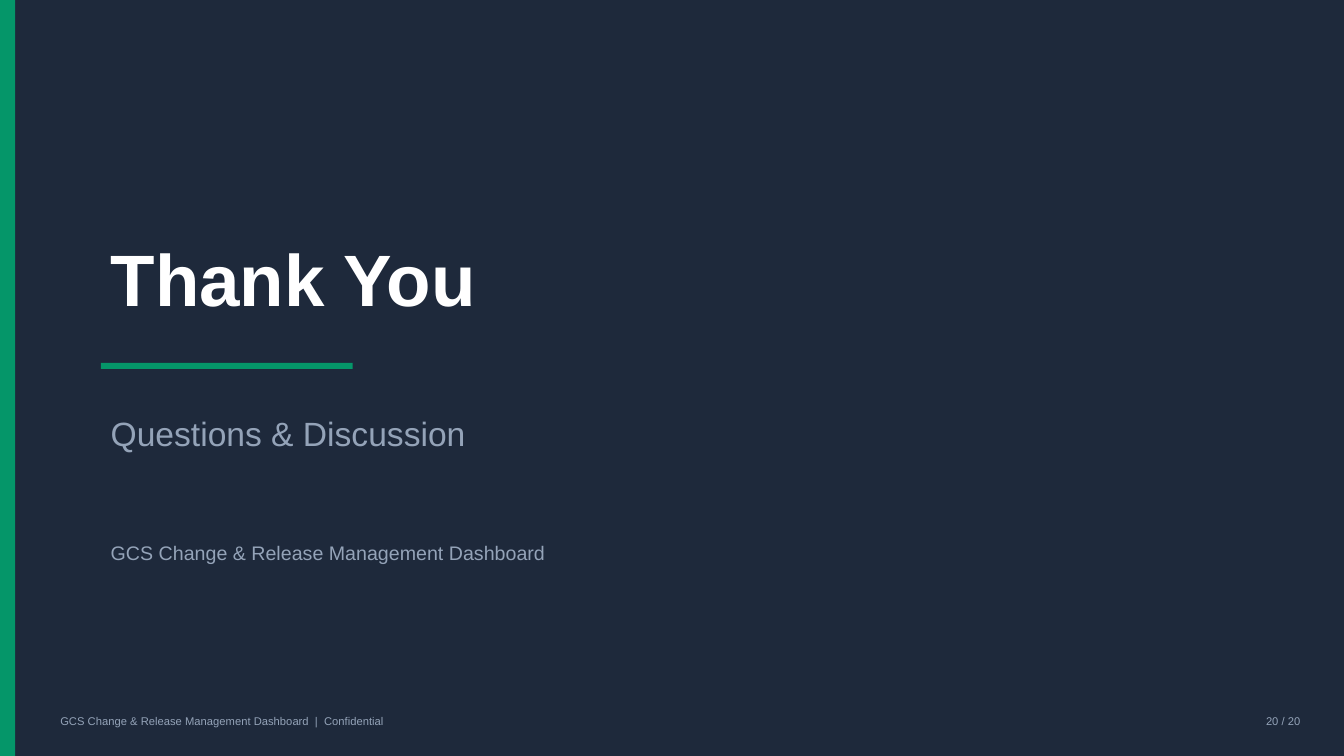
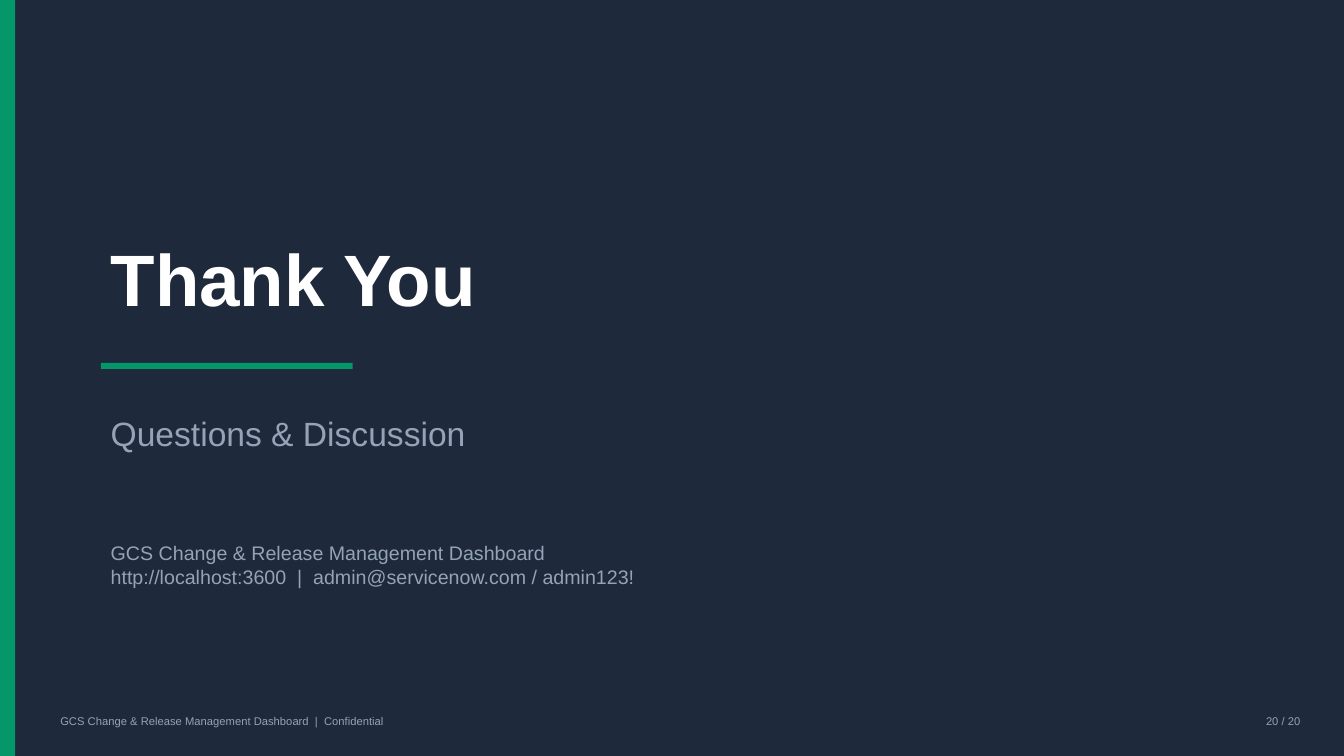
Before and after one commit to jj-shen99/changefabric, a slide deck: slide 20 of docs/GCS_Change_Release_Dashboard.pptx. Drawn at 1344x756 pixels with LibreOffice and Linux fonts; fonts in the diff are those of the drawing. Boxes give left, top, right and bottom in pixels: in the first picture for what was removed or moved away, otherwise in the second. Text is boxed around its words. In the diff, an @@ line names an element or a change of style, - is before the commit and + after.

```diff
--- a/docs/GCS_Change_Release_Dashboard.pptx
+++ b/docs/GCS_Change_Release_Dashboard.pptx
@@ text at bbox=[111, 570, 635, 588]: paragraph added @@
+http://localhost:3600 | admin@servicenow.com / admin123!
```
Also in this commit, not shown: 16 other slides changed, 4 other files.
